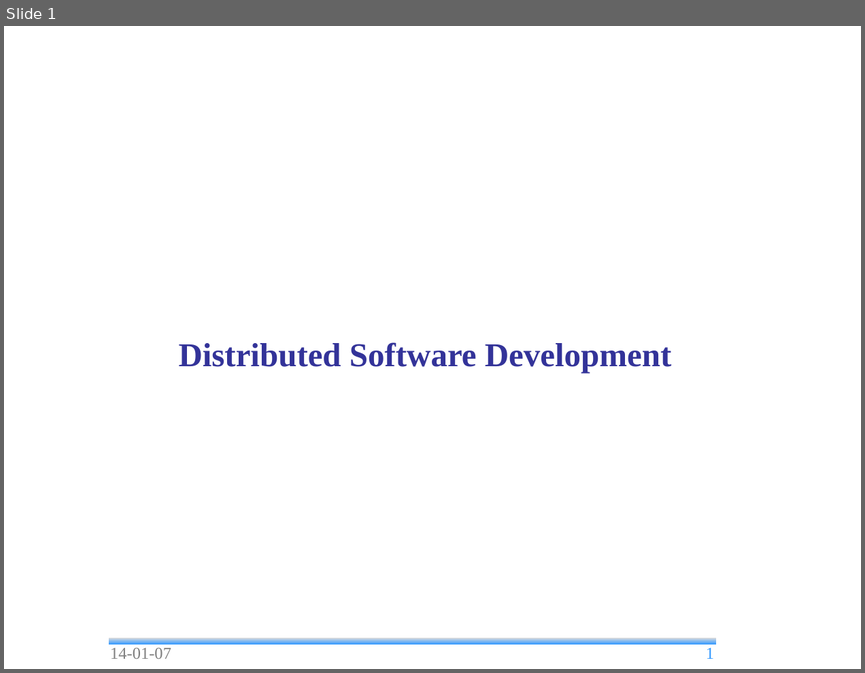
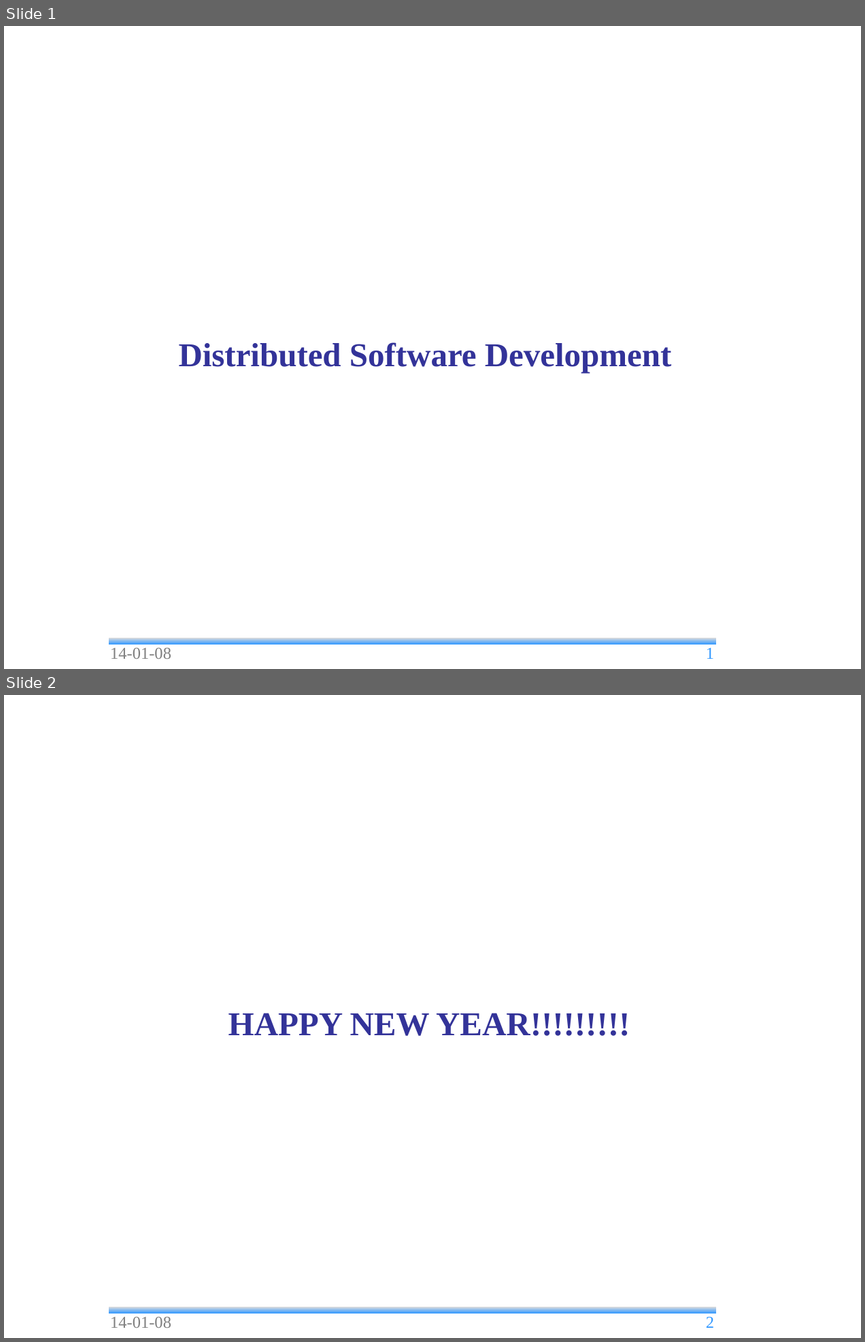
Before and after one commit to andrea-bottoli/DSD, a slide deck: Documentation/Presentations/Final_Presentation.odp. Shown one above the other, each under a label of ours: slide 1 before the commit, slides 1 and 2 after it. The pictures are 865x673 and 865x1342 pixels, drawn with LibreOffice and Linux fonts; fonts in the diff are those of the drawing; background and template pictures are left out. Boxes give left, top, right and bottom in pixels: in the first picture for what was removed or moved away, otherwise in the second. Text is boxed around its words. In the diff, an @@ line names an element or a change of style, - is before the commit and + after.

```diff
--- a/Documentation/Presentations/Final_Presentation.odp
+++ b/Documentation/Presentations/Final_Presentation.odp
@@ slide 2 added at [4,695,861,1338], background #FFFFFF; not listed: 1 template element that a slide beside it also shows @@
@@ text added at [228,1013,630,1036], 28 pt, text #333399, bold @@
+HAPPY NEW YEAR!!!!!!!!!
@@ text added at [110,1317,171,1327], 14 pt, text #808080 @@
+14-01-08
@@ page number added at [706,1317,714,1327], 14 pt, text #3399FF @@
+2
@@ slide 1 changed as well @@
@@ text at [110,648,171,658]: text changed @@
-14-01-07
+14-01-08
```
Also in this commit, not shown: 6 other slides changed, 4 other slides added, 25 slides removed, 1 other file.
